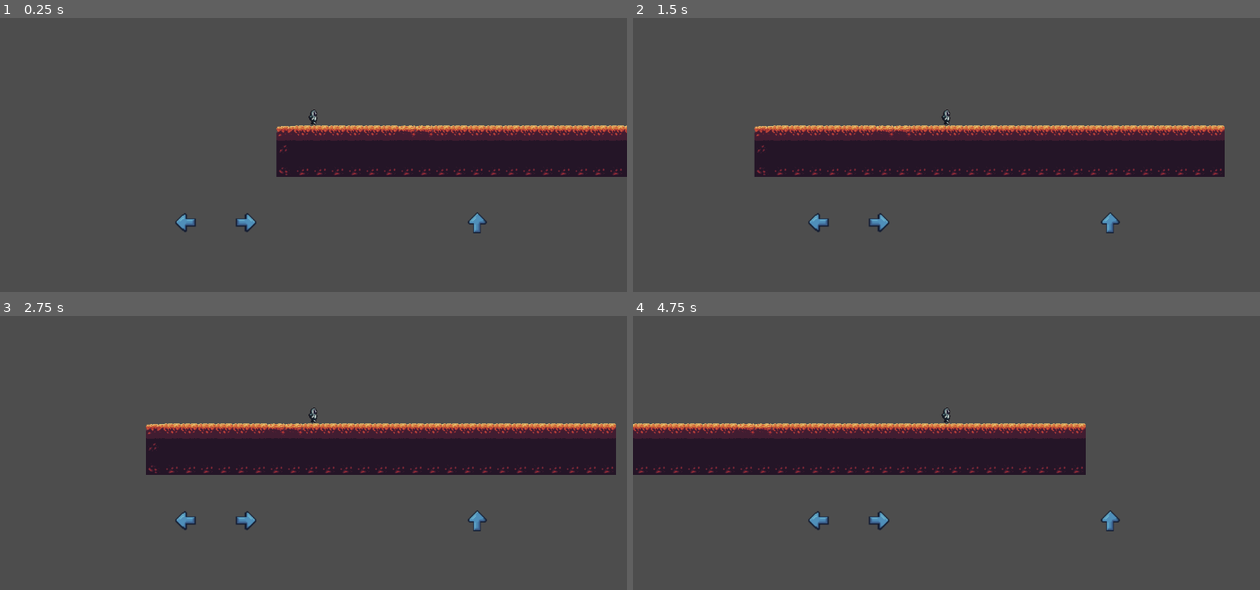
Above: before the commit, frames 1-4 (two rows, left to right).
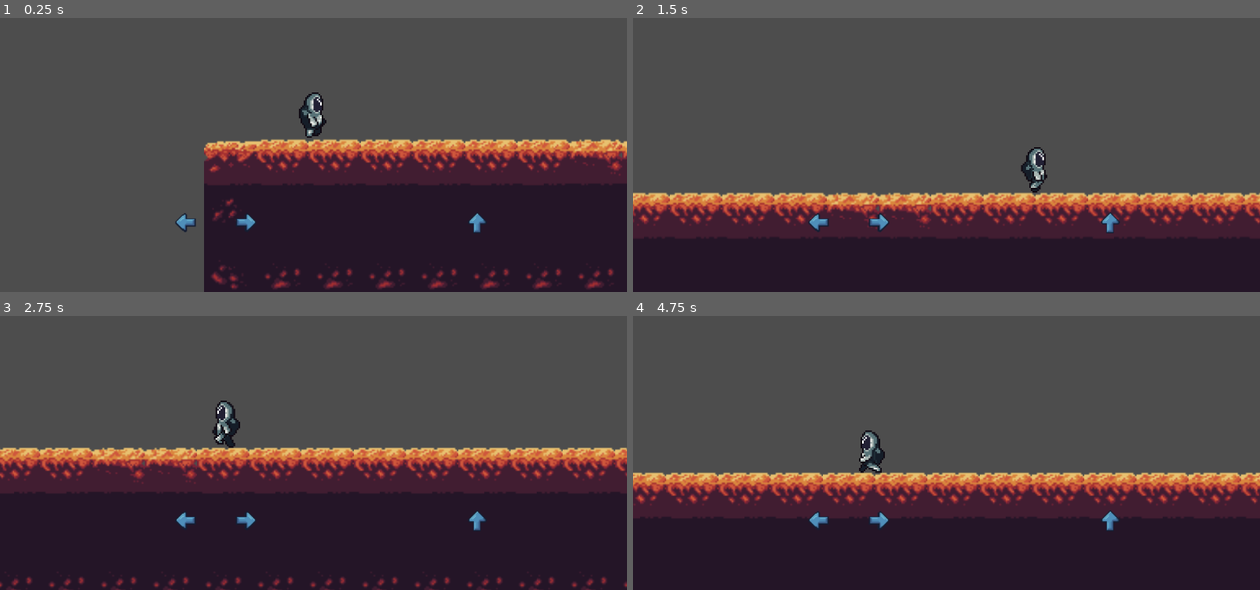
Above: after the commit, the same moments.

Repository: Pacsss/SANSINUKOB
Game: Godot game, scene res://assets/Scenes/screen.tscn
Two runs of this game, one before a commit and one after it. Both use one fixed random seed, a clock stepped at 60 frames per second and the inputs below.
Inputs:
- Up to frame 1 (0.25 s): no input
- Up to frame 2 (1.5 s): hold D (right) from 0.53 s (still down); tap Space (jump) at 0.6, 0.77, 1.07, 1.35 s
- Up to frame 3 (2.75 s): tap Space (jump) at 1.52, 1.82, 2.1 s; release D (right) at 2.03 s; hold A (left) from 2.03 s (still down)
- Up to frame 4 (4.75 s): release A (left) at 2.78 s; hold D (right) 2.78-4.28 s; tap Space (jump) at 2.85, 3.02, 3.32, 3.6, 3.77, 4.07, 4.35, 4.52 s; hold A (left) from 4.28 s (still down)

The runs differ from the first frame. In frame 1, 40% of the frame differs, in the area x 32-100%, y 27-100%; in frame 2, 50%; in frame 3, 58%, in the area x 0-100%, y 30-100%; in frame 4, 55%.

Commit message:
with working camera

Diff:
--- a/assets/Scenes/player.tscn
+++ b/assets/Scenes/player.tscn
@@ -1,10 +1,43 @@
-[gd_scene load_steps=13 format=3 uid="uid://c7vc4u3wskn4l"]
+[gd_scene load_steps=22 format=3 uid="uid://c7vc4u3wskn4l"]
 
-[ext_resource type="Script" uid="uid://bldlueg6x3cx3" path="res://assets/Scripts/character_body_2d.gd" id="1_qrc4i"]
+[ext_resource type="Script" uid="uid://bldlueg6x3cx3" path="res://assets/Scripts/Animations/character_body_2d.gd" id="1_qrc4i"]
 [ext_resource type="Texture2D" uid="uid://b3so27fc8qcsm" path="res://assets/sprites/astro_walking.png" id="2_0o5ai"]
+[ext_resource type="Texture2D" uid="uid://7b00j1j5vku7" path="res://assets/sprites/astro_idle.png" id="2_ay7pi"]
 
-[sub_resource type="CapsuleShape2D" id="CapsuleShape2D_qrc4i"]
-radius = 9.0
+[sub_resource type="RectangleShape2D" id="RectangleShape2D_0o5ai"]
+size = Vector2(17, 27)
+
+[sub_resource type="AtlasTexture" id="AtlasTexture_qekam"]
+atlas = ExtResource("2_ay7pi")
+region = Rect2(0, 0, 32, 32)
+
+[sub_resource type="AtlasTexture" id="AtlasTexture_pmdpd"]
+atlas = ExtResource("2_ay7pi")
+region = Rect2(32, 0, 32, 32)
+
+[sub_resource type="AtlasTexture" id="AtlasTexture_axxx6"]
+atlas = ExtResource("2_ay7pi")
+region = Rect2(64, 0, 32, 32)
+
+[sub_resource type="AtlasTexture" id="AtlasTexture_5mcga"]
+atlas = ExtResource("2_ay7pi")
+region = Rect2(96, 0, 32, 32)
+
+[sub_resource type="AtlasTexture" id="AtlasTexture_134ki"]
+atlas = ExtResource("2_ay7pi")
+region = Rect2(128, 0, 32, 32)
+
+[sub_resource type="AtlasTexture" id="AtlasTexture_la4hu"]
+atlas = ExtResource("2_ay7pi")
+region = Rect2(160, 0, 32, 32)
+
+[sub_resource type="AtlasTexture" id="AtlasTexture_xt6p3"]
+atlas = ExtResource("2_ay7pi")
+region = Rect2(192, 0, 32, 32)
+
+[sub_resource type="AtlasTexture" id="AtlasTexture_pgba2"]
+atlas = ExtResource("2_ay7pi")
+region = Rect2(224, 0, 32, 32)
 
 [sub_resource type="AtlasTexture" id="AtlasTexture_tqdpq"]
 atlas = ExtResource("2_0o5ai")
@@ -42,6 +75,35 @@
 animations = [{
 "frames": [{
 "duration": 1.0,
+"texture": SubResource("AtlasTexture_qekam")
+}, {
+"duration": 1.0,
+"texture": SubResource("AtlasTexture_pmdpd")
+}, {
+"duration": 1.0,
+"texture": SubResource("AtlasTexture_axxx6")
+}, {
+"duration": 1.0,
+"texture": SubResource("AtlasTexture_5mcga")
+}, {
+"duration": 1.0,
+"texture": SubResource("AtlasTexture_134ki")
+}, {
+"duration": 1.0,
+"texture": SubResource("AtlasTexture_la4hu")
+}, {
+"duration": 1.0,
+"texture": SubResource("AtlasTexture_xt6p3")
+}, {
+"duration": 1.0,
+"texture": SubResource("AtlasTexture_pgba2")
+}],
+"loop": true,
+"name": &"idle",
+"speed": 7.0
+}, {
+"frames": [{
+"duration": 1.0,
 "texture": SubResource("AtlasTexture_tqdpq")
 }, {
 "duration": 1.0,
@@ -74,13 +136,12 @@
 script = ExtResource("1_qrc4i")
 
 [node name="CollisionShape2D" type="CollisionShape2D" parent="."]
-position = Vector2(0, 1)
-shape = SubResource("CapsuleShape2D_qrc4i")
+position = Vector2(-0.5, 0.5)
+shape = SubResource("RectangleShape2D_0o5ai")
 
 [node name="AnimatedSprite2D" type="AnimatedSprite2D" parent="."]
 texture_filter = 1
 position = Vector2(-1, 0)
 sprite_frames = SubResource("SpriteFrames_qekam")
-animation = &"walk"
-
-[node name="Camera2D" type="Camera2D" parent="."]
+animation = &"idle"
+frame_progress = 0.7292983
--- a/assets/Scenes/screen.tscn
+++ b/assets/Scenes/screen.tscn
@@ -95,8 +95,17 @@
 tile_map_data = PackedByteArray("AAD8////AAABAAEAAAD8/wAAAAABAAIAAAD8/wEAAAABAAQAAAD8/wIAAAABAAUAAAD8/wMAAAABAAcAAAD8/w …(5104 unchanged characters)…
 tile_set = SubResource("TileSet_iqluw")
 
+[node name="Layer2" type="TileMapLayer" parent="TileMap"]
+use_parent_material = true
+tile_set = SubResource("TileSet_iqluw")
+
 [node name="Player" parent="." instance=ExtResource("2_48lv4")]
-position = Vector2(4, -31)
+position = Vector2(3, -28)
+
+[node name="Camera2D" type="Camera2D" parent="Player"]
+zoom = Vector2(3, 3)
+process_callback = 0
+position_smoothing_enabled = true
 
 [node name="Control" type="Control" parent="."]
 layout_mode = 3
--- a/assets/Scenes/touch_control.tscn
+++ b/assets/Scenes/touch_control.tscn
@@ -1,7 +1,7 @@
 [gd_scene load_steps=6 format=3 uid="uid://c5v617fmw41bm"]
 
 [ext_resource type="Texture2D" uid="uid://d37bxh1t82fcs" path="res://assets/sprites/left.png" id="1_mwg33"]
-[ext_resource type="Script" uid="uid://d1xwe0yvprrft" path="res://assets/Scripts/touch_control.gd" id="1_v0uy3"]
+[ext_resource type="Script" uid="uid://d1xwe0yvprrft" path="res://assets/Scripts/systems/touch_control.gd" id="1_v0uy3"]
 [ext_resource type="Texture2D" uid="uid://dye2g77e4l701" path="res://assets/sprites/right.png" id="2_hy4f4"]
 [ext_resource type="Texture2D" uid="uid://v2l6uqwue3ou" path="res://assets/sprites/up.png" id="3_v0uy3"]
 
--- a/assets/Scripts/character_body_2d.gd
+++ b/assets/Scripts/Animations/character_body_2d.gd
@@ -20,8 +20,10 @@
 	var direction := Input.get_axis("left", "right")
 	if direction:
 		velocity.x = direction * SPEED
-
+		animated_sprite_2d.play("walk")
+		animated_sprite_2d.flip_h = direction < 0
 	else:
 		velocity.x = move_toward(velocity.x, 0, SPEED)
+		animated_sprite_2d.play("idle")
 
 	move_and_slide()
--- /dev/null
+++ b/assets/Scripts/systems/GameManager.gd
@@ -0,0 +1,64 @@
+extends Node
+
+# Game states
+enum GAME_STATE { MENU, PLAYING, PAUSED, GAME_OVER }
+var current_state = GAME_STATE.MENU
+
+# Player data
+var player_role = null
+var player_data = {
+	"health": 100.0,
+	"thirst": 100.0,
+	"hunger": 100.0,
+	"stamina": 100.0,
+	"oxygen": 100.0,
+	"inventory": [],
+	"skills": {},
+	"conditions": [],
+	"discoveries": [],
+	"story_progress": 0
+}
+
+# Character roles
+enum ROLES { CIVILIAN, ENGINEER, DOCTOR, ENVIRONMENTALIST, CAPTAIN }
+
+# Skill system
+var skill_trees = {
+	ROLES.ENGINEER: ["Tool Repair", "Advanced Machinery", "Blueprint Reading", "Complex Construction", "Resource Optimization"],
+	ROLES.DOCTOR: ["Basic Wound Care", "Critical Injury Treatment", "Antibiotic Crafting", "Advanced Medical Procedures", "Master Healing"],
+	ROLES.ENVIRONMENTALIST: ["Plant Identification", "Soil Testing", "Agricultural Efficiency", "Toxin Detection", "Advanced Environmental Mastery"],
+	ROLES.CAPTAIN: ["Basic Facility Access", "Remote Rover Control", "Rough Terrain Navigation", "Hazardous Area Exploration", "Master Piloting"]
+}
+
+# Weather system
+var weather_conditions = {
+	"clear": {"temp_variation": 20, "visibility": 100},
+	"dust_storm": {"temp_variation": -30, "visibility": 30, "damage_rate": 0.5},
+	"solar_flare": {"radiation": 2.0, "visibility": 80}
+}
+
+func _ready():
+	load_game_data()
+	setup_input_map()
+
+func setup_input_map():
+	# Input actions
+	InputMap.add_action("left")
+	InputMap.add_action("right")
+	InputMap.add_action("jump")
+	InputMap.add_action("interact")
+	InputMap.add_action("craft")
+	InputMap.add_action("inventory")
+	InputMap.add_action("pause")
+
+func load_game_data():
+	# Load saved game data
+	pass
+
+func save_game():
+	# Save game progress
+	pass
+
+func change_game_state(new_state):
+	current_state = new_state
+	get_tree().paused = (new_state == GAME_STATE.PAUSED)
--- /dev/null
+++ b/assets/Scripts/systems/survival.gd
@@ -0,0 +1,89 @@
+extends Node
+# Survival stats
+var health: float = 100.0
+var thirst: float = 100.0
+var hunger: float = 100.0
+var stamina: float = 100.0
+var oxygen: float = 100.0
+
+# Status conditions
+var active_conditions = []
+
+# Environmental factors
+var temperature: float = 20.0
+var radiation: float = 0.0
+var visibility: float = 100.0
+
+signal stat_changed(stat, value)
+signal condition_added(condition)
+signal condition_removed(condition)
+
+func _process(delta):
+	if GameManager.current_state == GameManager.GAME_STATE.PLAYING:
+		update_survival_stats(delta)
+
+func update_survival_stats(delta):
+	# Basic decay
+	thirst = max(0, thirst - 0.2 * delta)
+	hunger = max(0, hunger - 0.1 * delta)
+	oxygen = max(0, oxygen - 0.3 * delta)
+
+	# Environmental effects
+	apply_environmental_effects(delta)
+
+	# Condition effects
+	apply_condition_effects(delta)
+
+	# Emit signals for UI updates
+	emit_signal("stat_changed", "thirst", thirst)
+	emit_signal("stat_changed", "hunger", hunger)
+	emit_signal("stat_changed", "oxygen", oxygen)
+
+func set_health(value):
+	health = clamp(value, 0, 100)
+	emit_signal("stat_changed", "health", health)
+	if health <= 0:
+		GameManager.current_state = GameManager.GAME_STATE.GAME_OVER
+
+func apply_environmental_effects(delta):
+	# Temperature effects
+	if temperature < -10:
+		add_condition("hypothermia", 0.1 * abs(temperature + 10) * delta)
+	elif temperature > 40:
+		add_condition("heat_stroke", 0.1 * (temperature - 40) * delta)
+
+	# Radiation effects
+	if radiation > 1:
+		add_condition("radiation_poisoning", radiation * 0.05 * delta)
+
+func add_condition(condition_name, severity = 1.0):
+	for condition in active_conditions:
+		if condition.name == condition_name:
+			condition.severity = min(condition.severity + severity, 1.0)
+			return
+
+	var new_condition = {
+		"name": condition_name,
+		"severity": severity,
+		"duration": 0.0
+	}
+	active_conditions.append(new_condition)
+	emit_signal("condition_added", new_condition)
+
+func apply_condition_effects(delta):
+	for condition in active_conditions:
+		condition.duration += delta
+		match condition.name:
+			"hypothermia":
+				health -= 0.5 * condition.severity * delta
+			"heat_stroke":
+				health -= 0.3 * condition.severity * delta
+				thirst -= 0.5 * condition.severity * delta
+			"radiation_poisoning":
+				health -= 0.8 * condition.severity * delta
+			"starvation":
+				health -= 0.2 * condition.severity * delta
+			"dehydration":
+				health -= 0.4 * condition.severity * delta
+			"depression":
+				stamina -= 0.3 * condition.severity * delta
--- a/assets/Scripts/touch_control.gd
+++ b/assets/Scripts/systems/touch_control.gd
@@ -3,8 +3,6 @@
 @onready var right: TouchScreenButton = $Right
 @onready var jump: TouchScreenButton = $Jump
 @onready var left: TouchScreenButton = $Left
-
-
 
 func _on_left_pressed() -> void:
 	left.modulate.a = 0.5
--- a/project.godot
+++ b/project.godot
@@ -14,6 +14,11 @@
 run/main_scene="uid://styly06aydb8"
 config/features=PackedStringArray("4.5", "Forward Plus")
 config/icon="res://icon.svg"
+
+[autoload]
+
+GameManager="*res://assets/Scripts/systems/GameManager.gd"
+Survival="*res://assets/Scripts/systems/survival.gd"
 
 [display]
 
@@ -42,3 +47,7 @@
 
 pointing/emulate_touch_from_mouse=true
 pointing/emulate_mouse_from_touch=false
+
+[rendering]
+
+renderer/rendering_method="mobile"
Renamed: assets/Scripts/character_body_2d.gd.uid -> assets/Scripts/Animations/character_body_2d.gd.uid
Not shown, added: assets/Scripts/systems/GameManager.gd.uid
Not shown, added: assets/Scripts/systems/survival.gd.uid
Renamed: assets/Scripts/touch_control.gd.uid -> assets/Scripts/systems/touch_control.gd.uid
Binary file added: assets/sprites/astro_idle.png
Not shown, added: assets/sprites/astro_idle.png.import
